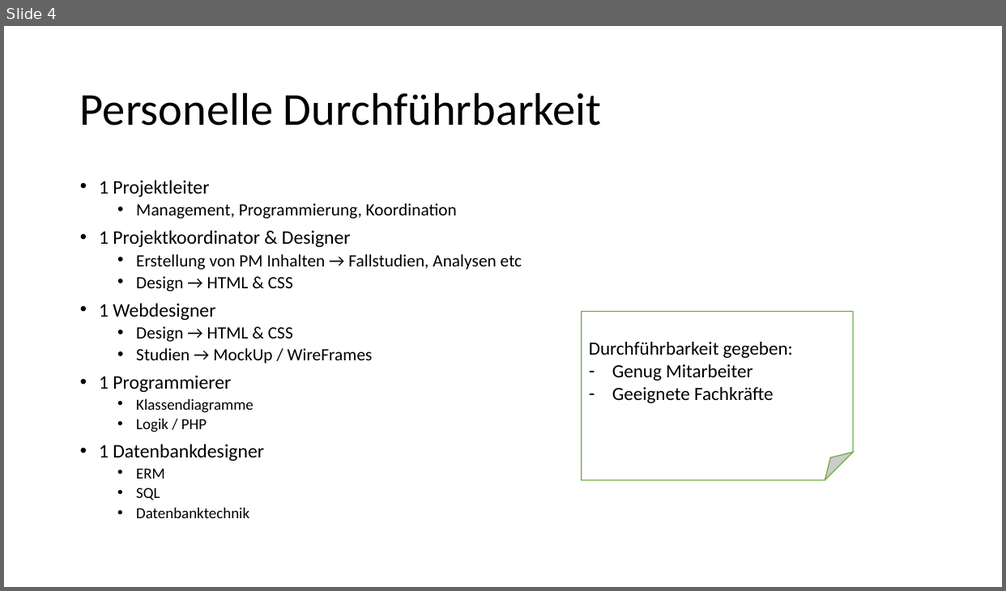
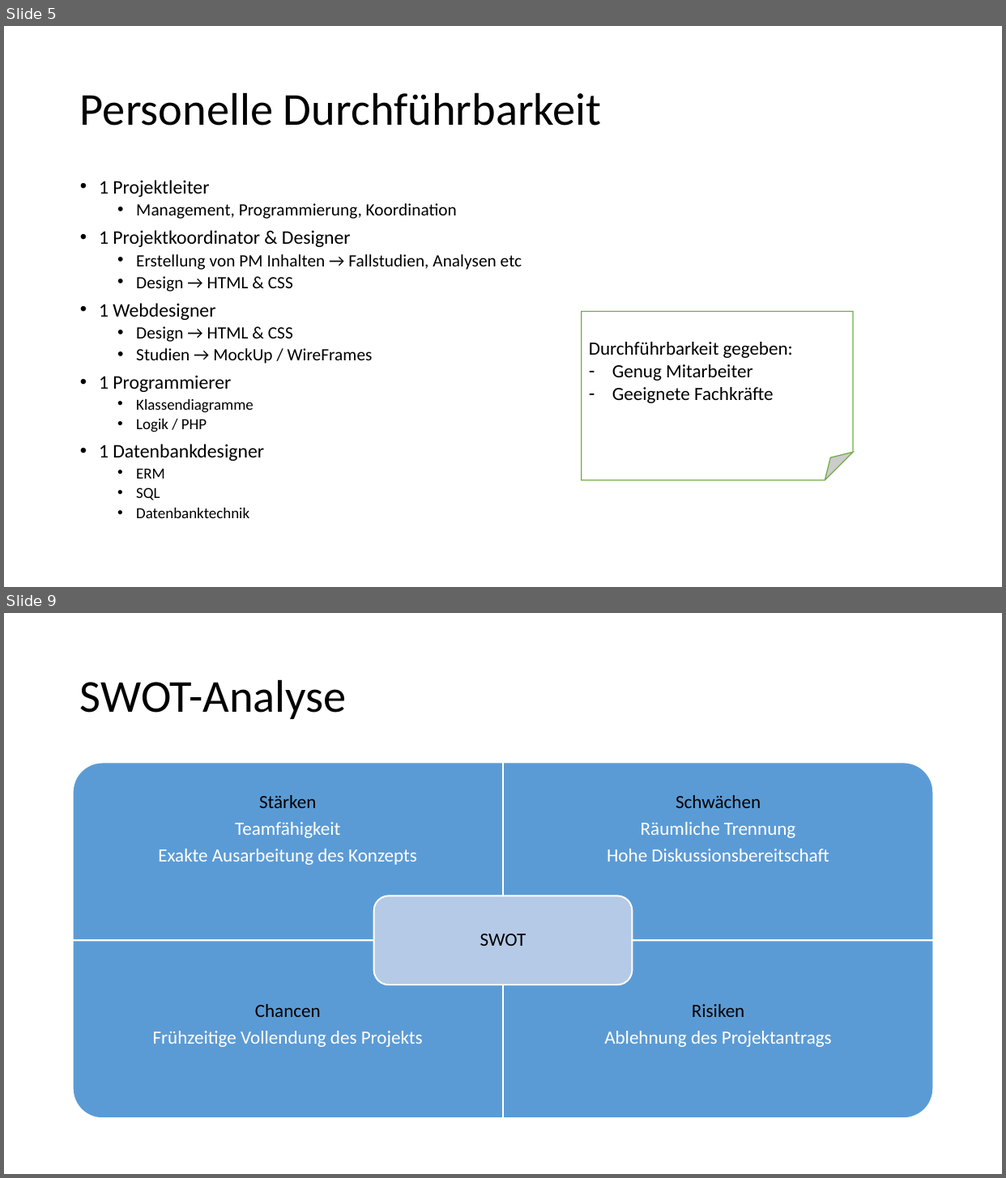
Before and after one commit to Masterarth/PM, a slide deck: documents/projectmanagement/Allgemeines/Machbarkeitsstudie.pptx. Shown one above the other, each under a label of ours: slide 4 before the commit, slides 5 and 9 after it; the slides between them are not shown. The pictures are 1006x591 and 1006x1178 pixels, drawn with LibreOffice and Linux fonts; fonts in the diff are those of the drawing. Boxes give left, top, right and bottom in pixels: in the first picture for what was removed or moved away, otherwise in the second. Text is boxed around its words. In the diff, an @@ line names an element or a change of style, - is before the commit and + after.

```diff
--- a/documents/projectmanagement/Allgemeines/Machbarkeitsstudie.pptx
+++ b/documents/projectmanagement/Allgemeines/Machbarkeitsstudie.pptx
@@ slide 9 added at [4, 613, 1002, 1174], background #FFFFFF @@
@@ title added at [80, 679, 347, 719], 44 pt, text #000000 @@
+SWOT-Analyse
@@ group added at [73, 762, 934, 1119]: 5 texts, 4 round rects, 1 rounded rectangle @@
+Stärken
+Teamfähigkeit
+Exakte Ausarbeitung des Konzepts
+Schwächen
+Räumliche Trennung
+Hohe Diskussionsbereitschaft
+Chancen
+Frühzeitige Vollendung des Projekts
+Risiken
+Ablehnung des Projektantrags
+SWOT
@@ what was slide 4 is now slide 5 @@
```
Also in this commit, not shown: 2 slides changed, 5 other slides added.
